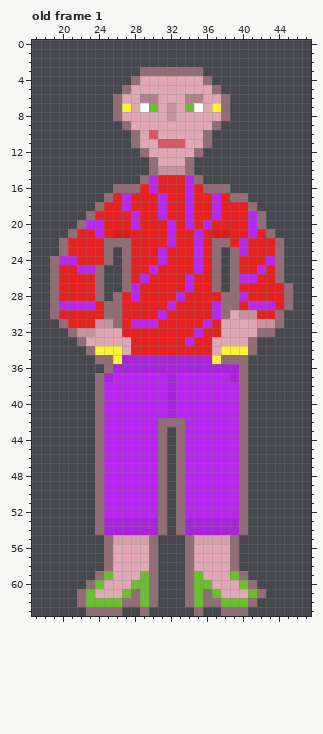
Pixel-art file: art/characters/Tattanja.aseprite. The picture above is the old version.
64x64 pixels, 1 frame. Shown: old frame 1: x 17..47, y 0..63. The commit also changed other frames, which this record leaves out.
And afterwards:
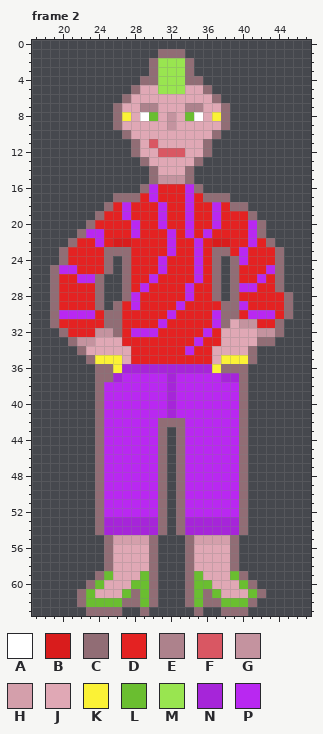
Palette (. is transparent): A #ffffff  B #d91c1c  C #916d75  D #e42222  E #ad828c  F #d95763  G #c4939f  H #d49fab  J #e0a8b5  K #fbf236  L #6abe30  M #99e550  N #a625d9  P #b928f1
A new or re-ordered frame is compared with the old frame closest to it.
The exact change:
frames 1 -> 2
Changed rows in their new state; - is an unchanged pixel.
Frame 2 is new; against old frame 1:
first column x 19:
 1 ------------CCC------------
 2 -----------CMMMC-----------
 3 ----------.-MMM-.----------
 4 ---------.CCMMMCC.---------
 5 --------.C--MMM--C.--------
 6 -------.C-JJ---JJ-C.-------
 7 --------J-EE-J-EE-J--------
 8 --------K-AL---LA-K--------
 9 -------CJ----G----JC-------
10 --------CJ-J-----JC--------
11 -----------FJJJ------------
12 ---------CJ-FFF-JC---------
13 ----------CJ---JC----------
14 ------------JJJ------------
15 ----------.CGGGC.----------
16 -------...C-----C...-------
17 ------.CCC-PD----CCC..-----
18 -----.C-------------CC.----
19 ----.C--PD------------C.---
20 ---.CD------PD---DP--------
21 --.CP--DDP-----PDPDD---C.--
22 -.C--PDBB---------BB-DP-C.-
23 -------C----DP-----CD------
24 .CD------------------P--D--
25 -PPDDDC----DP----------DP--
26 ---PP-----DP---DP----DDP---
27 ---------DP----------PP--C.
28 -------.C-----DP--C.-D-----
29 -DDDDC.--P---DP---D--PDDD--
30 -PPPP-------DP------CDPPPDC
31 CD---DC--DDDP----DPC-GGDD--
32 -CDDDGGC-PPP----DP-----GGC-
33 --CGG---D------DP-D---JCC--
34 ---CJJJJ-------P---JJJ-----
35 ----CKK-JDDDDDDDDDJKKKC----
36 -----C-K----------KCC------
37 ------CN-----------N-------
Where, in picture pixels (left, top, right, bottom), the same in both pictures:
changed: (50, 49, 293, 382)
